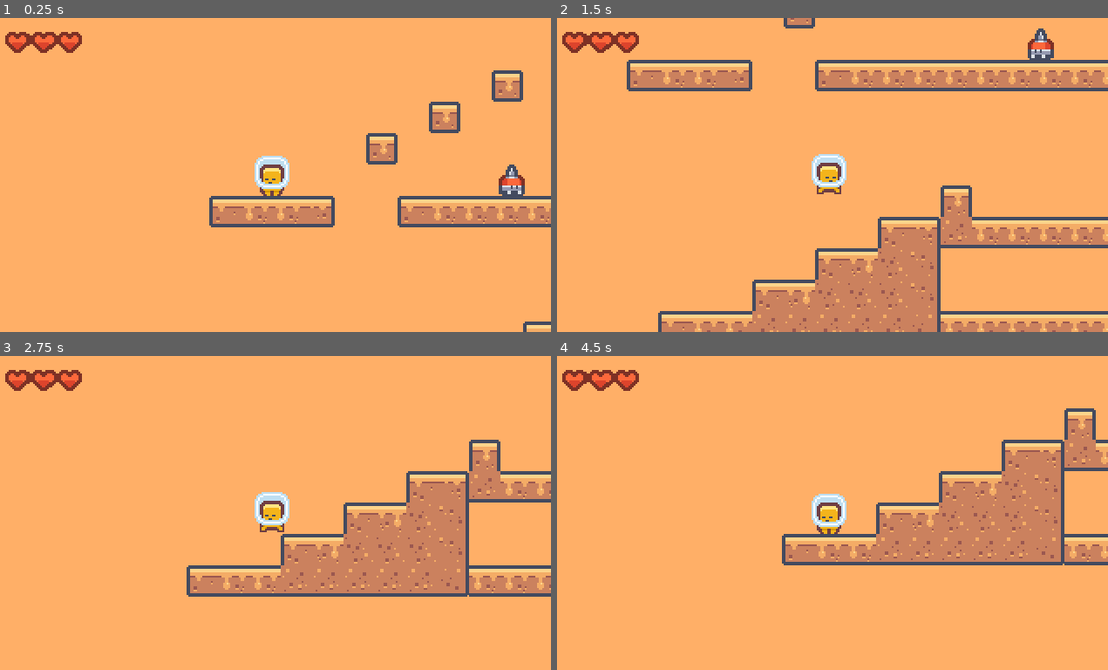
Above: before the commit, frames 1-4 (two rows, left to right).
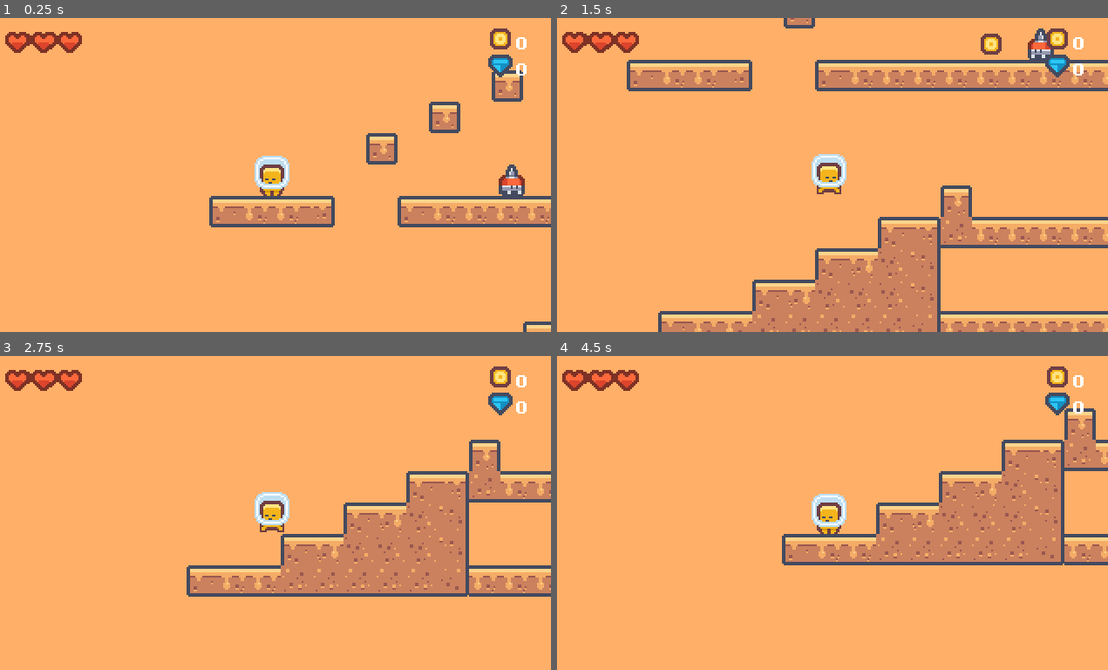
Above: after the commit, the same moments.

Repository: deoshreyas/Just-Another-Platformer
Game: Godot game, scene res://Scenes/level_1.tscn
Same seed, same stepped clock (60 frames per second), same inputs: the game is played once before the commit and once after it.
Inputs:
- Up to frame 1 (0.25 s): no input
- Up to frame 2 (1.5 s): tap Enter (ui_accept) at 0.5, 0.77 s; hold Right (right) from 0.53 s (still down)
- Up to frame 3 (2.75 s): tap Enter (ui_accept) at 1.52 s; release Right (right) at 2.03 s; hold Left (left) from 2.03 s (still down)
- Up to frame 4 (4.5 s): release Left (left) at 2.78 s; hold Right (right) 2.78-4.28 s; tap Enter (ui_accept) at 3.02, 3.77, 4.25 s; hold Left (left) from 4.28 s (still down)

The runs differ from the first frame. In frame 1, 0.5% of the frame differs, in the area x 88-96%, y 3-19%; in frame 2, 0.8%, in the area x 76-96%, y 3-19%; in frame 3, 0.6%; in frame 4, 0.6%.

Commit message:
Create pickable diamond and coin objects, Work on logic for item drops by mobs

Diff:
--- /dev/null
+++ b/Scenes/coin.tscn
@@ -0,0 +1,45 @@
+[gd_scene load_steps=7 format=3 uid="uid://dpo3xtkvwetw7"]
+
+[ext_resource type="Texture2D" uid="uid://dhdywnvpt08gh" path="res://Assets/Sprites/tilemap_packed.png" id="1_c0aho"]
+[ext_resource type="Script" path="res://Scripts/coin.gd" id="1_t5m6d"]
+
+[sub_resource type="AtlasTexture" id="AtlasTexture_x757m"]
+atlas = ExtResource("1_c0aho")
+region = Rect2(198, 126, 18, 18)
+
+[sub_resource type="AtlasTexture" id="AtlasTexture_ocus3"]
+atlas = ExtResource("1_c0aho")
+region = Rect2(216, 126, 18, 18)
+
+[sub_resource type="SpriteFrames" id="SpriteFrames_hlqb3"]
+animations = [{
+"frames": [{
+"duration": 1.0,
+"texture": SubResource("AtlasTexture_x757m")
+}, {
+"duration": 1.0,
+"texture": SubResource("AtlasTexture_ocus3")
+}],
+"loop": true,
+"name": &"default",
+"speed": 5.0
+}]
+
+[sub_resource type="CircleShape2D" id="CircleShape2D_4qoej"]
+radius = 7.07107
+
+[node name="Coin" type="Area2D"]
+collision_layer = 4
+collision_mask = 2
+script = ExtResource("1_t5m6d")
+
+[node name="AnimatedSprite2D" type="AnimatedSprite2D" parent="."]
+sprite_frames = SubResource("SpriteFrames_hlqb3")
+autoplay = "default"
+frame = 1
+frame_progress = 0.00566522
+
+[node name="CollisionShape2D" type="CollisionShape2D" parent="."]
+shape = SubResource("CircleShape2D_4qoej")
+
+[connection signal="body_entered" from="." to="." method="_on_body_entered"]
--- /dev/null
+++ b/Scenes/diamond.tscn
@@ -0,0 +1,23 @@
+[gd_scene load_steps=4 format=3 uid="uid://bn7cdi8uc02js"]
+
+[ext_resource type="Texture2D" uid="uid://dhdywnvpt08gh" path="res://Assets/Sprites/tilemap_packed.png" id="1_is1sw"]
+[ext_resource type="Script" path="res://Scripts/diamond.gd" id="1_uvnhk"]
+
+[sub_resource type="RectangleShape2D" id="RectangleShape2D_oo28h"]
+size = Vector2(14, 13)
+
+[node name="Diamond" type="Area2D"]
+collision_layer = 8
+collision_mask = 2
+script = ExtResource("1_uvnhk")
+
+[node name="Sprite2D" type="Sprite2D" parent="."]
+texture = ExtResource("1_is1sw")
+region_enabled = true
+region_rect = Rect2(127.2, 55.5541, 15.6916, 15.2675)
+
+[node name="CollisionShape2D" type="CollisionShape2D" parent="."]
+position = Vector2(0, 0.5)
+shape = SubResource("RectangleShape2D_oo28h")
+
+[connection signal="body_entered" from="." to="." method="_on_body_entered"]
--- /dev/null
+++ b/Scenes/hud.tscn
@@ -0,0 +1,49 @@
+[gd_scene load_steps=4 format=3 uid="uid://b1jjh72mf3poc"]
+
+[ext_resource type="Script" path="res://Scripts/HUD.gd" id="1_1qu5t"]
+[ext_resource type="Texture2D" uid="uid://dhdywnvpt08gh" path="res://Assets/Sprites/tilemap_packed.png" id="2_hq6h3"]
+[ext_resource type="FontFile" uid="uid://b72tfbiytic50" path="res://Assets/Fonts/PixeloidSans-Bold.ttf" id="3_bc7i4"]
+
+[node name="HUD" type="CanvasLayer"]
+script = ExtResource("1_1qu5t")
+
+[node name="CoinCounter" type="HBoxContainer" parent="."]
+anchors_preset = 1
+anchor_left = 1.0
+anchor_right = 1.0
+offset_left = -20.0
+offset_bottom = 29.0
+grow_horizontal = 0
+
+[node name="Sprite2D" type="Sprite2D" parent="CoinCounter"]
+position = Vector2(-9, 12)
+texture = ExtResource("2_hq6h3")
+region_enabled = true
+region_rect = Rect2(200.727, 128.284, 12.4484, 12.9272)
+
+[node name="CoinCount" type="Label" parent="CoinCounter"]
+layout_mode = 2
+theme_override_fonts/font = ExtResource("3_bc7i4")
+theme_override_font_sizes/font_size = 9
+text = "99"
+
+[node name="DiamondCounter" type="HBoxContainer" parent="."]
+anchors_preset = 1
+anchor_left = 1.0
+anchor_right = 1.0
+offset_left = -20.0
+offset_top = 15.0
+offset_bottom = 44.0
+grow_horizontal = 0
+
+[node name="Sprite2D" type="Sprite2D" parent="DiamondCounter"]
+position = Vector2(-9, 12)
+texture = ExtResource("2_hq6h3")
+region_enabled = true
+region_rect = Rect2(127.663, 55.4942, 14.8434, 14.8434)
+
+[node name="DiamondCount" type="Label" parent="DiamondCounter"]
+layout_mode = 2
+theme_override_fonts/font = ExtResource("3_bc7i4")
+theme_override_font_sizes/font_size = 9
+text = "99"
--- a/Scenes/level_1.tscn
+++ b/Scenes/level_1.tscn
@@ -11,6 +11,8 @@
 [ext_resource type="PackedScene" uid="uid://8qyokbxml5mi" path="res://Scenes/lock.tscn" id="9_vrq27"]
 [ext_resource type="PackedScene" uid="uid://cx0swx4mtdd8i" path="res://Scenes/door.tscn" id="10_i3jv1"]
 [ext_resource type="PackedScene" uid="uid://vuva6g8v10hf" path="res://Scenes/level_2.tscn" id="11_l3ynw"]
+[ext_resource type="PackedScene" uid="uid://dpo3xtkvwetw7" path="res://Scenes/coin.tscn" id="12_xhkj2"]
+[ext_resource type="PackedScene" uid="uid://bn7cdi8uc02js" path="res://Scenes/diamond.tscn" id="13_vgk66"]
 
 [node name="Level1" instance=ExtResource("1_fid8e")]
 
@@ -38,11 +40,11 @@
 [node name="SpikeWalkingEnemy" parent="." index="5" instance=ExtResource("4_konn1")]
 position = Vector2(112, 7)
 
+[node name="CollisionShape2D" parent="Hitbox" index="0"]
+position = Vector2(475, 508.5)
+
 [node name="Checkpoint" parent="." index="7" instance=ExtResource("5_x4sly")]
 position = Vector2(315, 81)
-
-[node name="CollisionShape2D" parent="Hitbox" index="0"]
-position = Vector2(475, 508.5)
 
 [node name="Lever" parent="." index="9" instance=ExtResource("6_555qc")]
 position = Vector2(422, 10)
@@ -69,6 +71,12 @@
 [node name="Checkpoint2" parent="." index="16" instance=ExtResource("5_x4sly")]
 position = Vector2(611, 9)
 
+[node name="Coin" parent="." index="17" instance=ExtResource("12_xhkj2")]
+position = Vector2(173, 9)
+
+[node name="Diamond" parent="." index="18" instance=ExtResource("13_vgk66")]
+position = Vector2(296, -63)
+
 [editable path="MovingPlatform"]
 [editable path="FallingSpikes"]
 [editable path="FallingSpikes/Hitbox"]
--- a/Scenes/level_base.tscn
+++ b/Scenes/level_base.tscn
@@ -1,9 +1,10 @@
-[gd_scene load_steps=6 format=3 uid="uid://ogo80smhttn0"]
+[gd_scene load_steps=7 format=3 uid="uid://ogo80smhttn0"]
 
 [ext_resource type="PackedScene" uid="uid://dl427p52uco2n" path="res://Scenes/tile_map.tscn" id="1_072ah"]
 [ext_resource type="Script" path="res://Scripts/level_base.gd" id="1_hc3mk"]
 [ext_resource type="PackedScene" uid="uid://btnadq4m1wn0" path="res://Scenes/player.tscn" id="2_sfpmw"]
 [ext_resource type="PackedScene" uid="uid://j2e06uxookwg" path="res://Scenes/hitbox.tscn" id="4_41rt4"]
+[ext_resource type="PackedScene" uid="uid://b1jjh72mf3poc" path="res://Scenes/hud.tscn" id="5_y52sf"]
 
 [sub_resource type="RectangleShape2D" id="RectangleShape2D_xhv7e"]
 size = Vector2(2479.5, 17)
@@ -24,4 +25,6 @@
 position = Vector2(510.25, 508.5)
 shape = SubResource("RectangleShape2D_xhv7e")
 
+[node name="HUD" parent="." instance=ExtResource("5_y52sf")]
+
 [editable path="Hitbox"]
--- a/Scenes/level_transition.tscn
+++ b/Scenes/level_transition.tscn
@@ -80,6 +80,7 @@
 
 [node name="LevelTransition" type="CanvasLayer"]
 process_mode = 3
+layer = 10
 script = ExtResource("1_h32qv")
 
 [node name="ColorRect" type="ColorRect" parent="."]
--- /dev/null
+++ b/Scripts/HUD.gd
@@ -0,0 +1,13 @@
+extends CanvasLayer
+
+func _ready():
+	$CoinCounter/CoinCount.text = str(Global.coins)
+	$DiamondCounter/DiamondCount.text = str(Global.diamonds)
+	Global.connect("increment_coin_count", _increment_coins)
+	Global.connect("increment_diamond_count", _increment_diamonds)
+
+func _increment_coins():
+	$CoinCounter/CoinCount.text = str(Global.coins)
+
+func _increment_diamonds():
+	$DiamondCounter/DiamondCount.text = str(Global.diamonds)
--- /dev/null
+++ b/Scripts/coin.gd
@@ -0,0 +1,6 @@
+extends Area2D
+
+func _on_body_entered(body):
+	if body is Player:
+		Global.coins += 1
+		queue_free()
--- /dev/null
+++ b/Scripts/diamond.gd
@@ -0,0 +1,6 @@
+extends Area2D
+
+func _on_body_entered(body):
+	if body is Player:
+		Global.diamonds += 1
+		queue_free()
--- a/Scripts/global.gd
+++ b/Scripts/global.gd
@@ -1,6 +1,8 @@
 extends Node
 
 signal make_lever_block_disappear
+signal increment_coin_count
+signal increment_diamond_count
 
 const MAX_LIVES = 3
 var lives = MAX_LIVES
@@ -10,6 +12,20 @@
 
 var can_go_to_next_level = false
 var level_transition = preload("res://Scenes/level_transition.tscn").instantiate()
+
+var coins = 0:
+	get:
+		return coins
+	set(value):
+		coins = value
+		increment_coin_count.emit()
+
+var diamonds = 0:
+	get:
+		return diamonds
+	set(value):
+		diamonds = value
+		increment_diamond_count.emit()
 
 func change_level(level):
 	get_tree().root.add_child(level_transition)
--- a/Scripts/hitbox.gd
+++ b/Scripts/hitbox.gd
@@ -10,7 +10,7 @@
 				had_key = true
 			body.call_deferred("queue_free")
 			var player_instance = player.instantiate()
-			get_tree().get_first_node_in_group("Level").add_child(player_instance)
+			get_tree().get_first_node_in_group("Level").call_deferred("add_child", player_instance)
 			Global.lives -= 1
 			if had_key:
 				player_instance.has_key = true
Binary file added: Assets/Fonts/PixeloidSans-Bold.ttf
Not shown, added: Assets/Fonts/PixeloidSans-Bold.ttf.import
Not shown: 1 places in Scenes/level_1.tscn that only renumber resources
